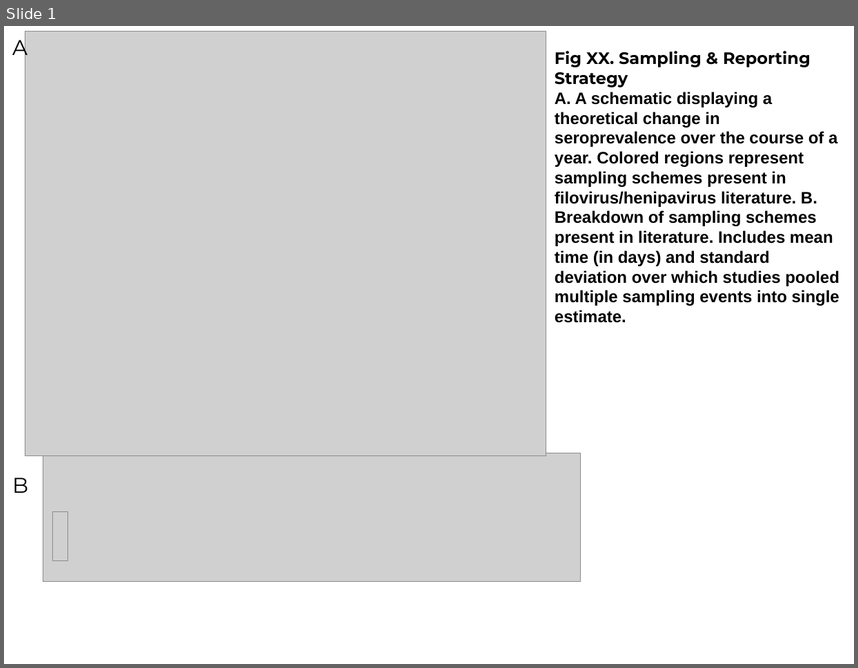
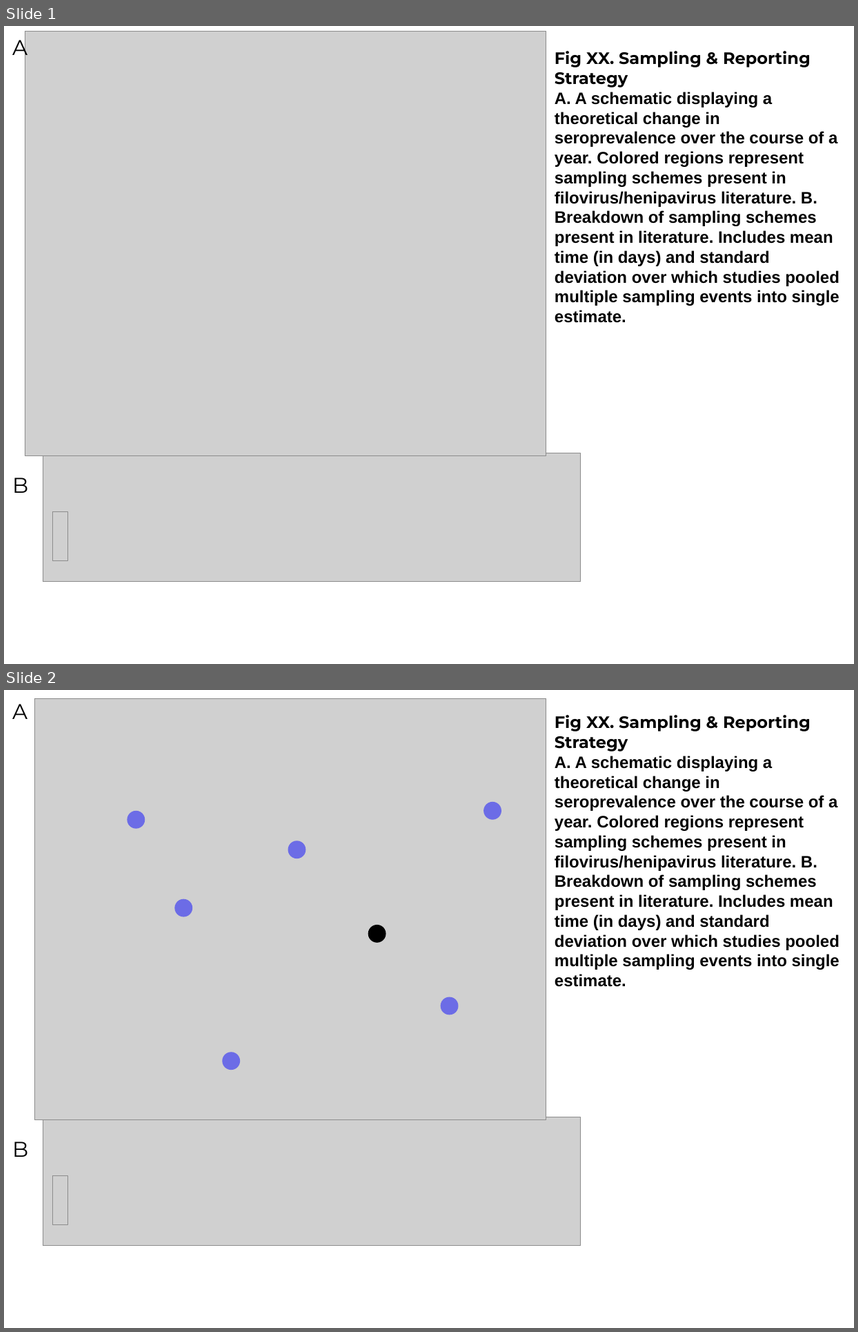
Before and after one commit to dncrwlye/BZDEL, a slide deck: meta_analysis/figures/sampling figure .pptx. Shown one above the other, each under a label of ours: slide 1 before the commit, slides 1 and 2 after it. The pictures are 858x668 and 858x1332 pixels, drawn with LibreOffice and Linux fonts; fonts in the diff are those of the drawing; grey boxes stand for pictures. Boxes give left, top, right and bottom in pixels: in the first picture for what was removed or moved away, otherwise in the second. Text is boxed around its words. In the diff, an @@ line names an element or a change of style, - is before the commit and + after.

```diff
--- a/meta_analysis/figures/sampling figure .pptx
+++ b/meta_analysis/figures/sampling figure .pptx
@@ slide 2 added at <box>4,690,854,1328</box>, background #FFFFFF @@
@@ text added at <box>12,704,27,719</box>, 18 pt, text #000000 @@
+A
@@ picture added at <box>34,698,546,1119</box> @@
@@ text added at <box>555,715,840,987</box>, 14 pt, text #000000, bold @@
+Fig XX. Sampling & Reporting Strategy
+A. A schematic displaying a theoretical change in seroprevalence over the course of a year. Colored regions represent sampling schemes present in filovirus/henipavirus literature. B. Breakdown of sampling schemes present in literature. Includes mean time (in days) and standard deviation over which studies pooled multiple sampling events into single estimate.
@@ ellipse added at <box>128,811,145,829</box>, fill #0000FF at 48% opacity @@
@@ ellipse added at <box>484,801,501,819</box>, fill #0000FF at 48% opacity @@
@@ ellipse added at <box>288,840,306,858</box>, fill #0000FF at 48% opacity @@
@@ ellipse added at <box>175,899,193,917</box>, fill #0000FF at 48% opacity @@
@@ ellipse added at <box>368,925,386,943</box>, fill #000000 @@
@@ ellipse added at <box>441,997,459,1015</box>, fill #0000FF at 48% opacity @@
@@ ellipse added at <box>223,1052,240,1070</box>, fill #0000FF at 48% opacity @@
@@ picture added at <box>43,1116,582,1245</box> @@
@@ text added at <box>12,1141,28,1156</box>, 18 pt, text #000000 @@
+B
@@ picture added at <box>52,1175,67,1225</box> @@
```
Also in this commit, not shown: 1 other file.
